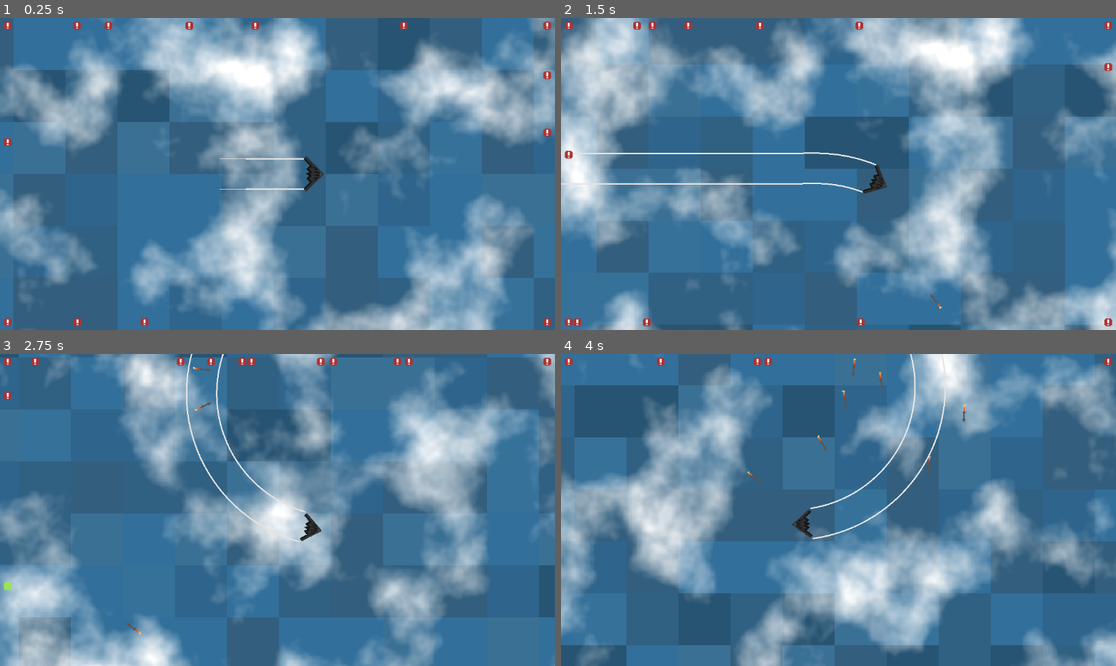
Above: before the commit, frames 1-4 (two rows, left to right).
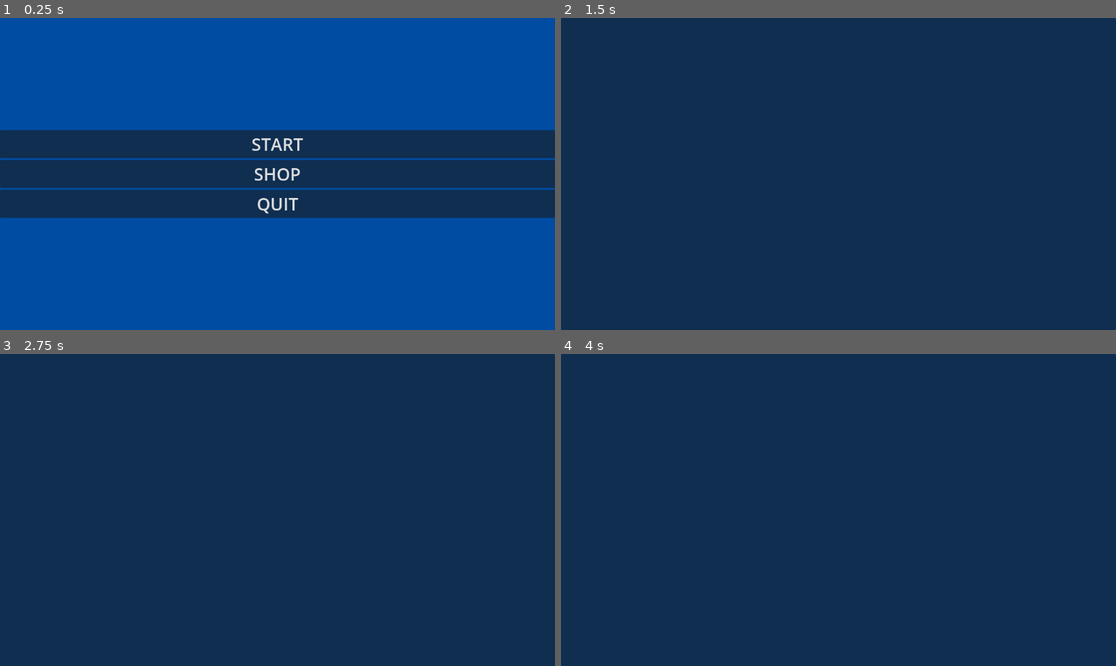
Above: after the commit, the same moments.

Repository: Godot-With-Me/EndlessFlying
Game: Godot game, scene res://Scenes/MainMenu.tscn
Same seed, same stepped clock (60 frames per second), same inputs: the game is played once before the commit and once after it. Before the commit the project starts from res://Scenes/main.tscn.
Inputs (mouse positions are in pixels of both pictures, inside the frame that each line leads up to):
- Up to frame 1 (0.25 s): no input
- Up to frame 2 (1.5 s): click (838, 174) at 0.5 s, where only the run after the commit has a clickable "SHOP"; hold D (move_right) from 1.28 s (still down); hold Space (drop) from 1.28 s (still down)
- Up to frame 3 (2.75 s): release D (move_right) at 2.03 s; release Space (drop) at 2.03 s; hold A (move_left) from 2.03 s (still down); tap Space (drop) at 2.1 s
- Up to frame 4 (4 s): release A (move_left) at 2.78 s; hold Space (drop) 2.78-3.53 s; hold D (move_right) from 2.78 s (still down); tap Space (drop) at 3.6 s

The runs differ from the first frame. In frame 1, 100% of the frame differs, in the area x 0-100%, y 0-100%; in frame 2, 100%; in frame 3, 100%; in frame 4, 100%.

Commit message:
Start Menu, You died screen

Diff:
--- /dev/null
+++ b/Scenes/MainMenu.tscn
@@ -0,0 +1,70 @@
+[gd_scene load_steps=3 format=3 uid="uid://dlt21atgo4jy5"]
+
+[ext_resource type="Script" path="res://Scripts/MainMenu.gd" id="1_00mpn"]
+
+[sub_resource type="StyleBoxFlat" id="StyleBoxFlat_idkjv"]
+bg_color = Color(0, 0.298039, 0.635294, 1)
+
+[node name="MainMenu" type="CanvasLayer"]
+script = ExtResource("1_00mpn")
+
+[node name="Panel" type="Panel" parent="."]
+anchors_preset = 15
+anchor_right = 1.0
+anchor_bottom = 1.0
+grow_horizontal = 2
+grow_vertical = 2
+theme_override_styles/panel = SubResource("StyleBoxFlat_idkjv")
+
+[node name="MainButtons" type="Control" parent="."]
+layout_mode = 3
+anchors_preset = 15
+anchor_right = 1.0
+anchor_bottom = 1.0
+grow_horizontal = 2
+grow_vertical = 2
+
+[node name="VBoxContainer" type="VBoxContainer" parent="MainButtons"]
+layout_mode = 1
+anchors_preset = 15
+anchor_right = 1.0
+anchor_bottom = 1.0
+grow_horizontal = 2
+grow_vertical = 2
+alignment = 1
+
+[node name="Button" type="Button" parent="MainButtons/VBoxContainer"]
+layout_mode = 2
+theme_override_font_sizes/font_size = 36
+text = "START"
+
+[node name="Button2" type="Button" parent="MainButtons/VBoxContainer"]
+layout_mode = 2
+theme_override_font_sizes/font_size = 36
+text = "SHOP"
+
+[node name="Button3" type="Button" parent="MainButtons/VBoxContainer"]
+layout_mode = 2
+theme_override_font_sizes/font_size = 36
+text = "QUIT"
+
+[node name="Shop" type="Control" parent="."]
+visible = false
+layout_mode = 3
+anchors_preset = 15
+anchor_right = 1.0
+anchor_bottom = 1.0
+grow_horizontal = 2
+grow_vertical = 2
+
+[node name="Panel" type="Panel" parent="Shop"]
+layout_mode = 1
+anchors_preset = 15
+anchor_right = 1.0
+anchor_bottom = 1.0
+grow_horizontal = 2
+grow_vertical = 2
+
+[connection signal="pressed" from="MainButtons/VBoxContainer/Button" to="." method="_on_button_pressed"]
+[connection signal="pressed" from="MainButtons/VBoxContainer/Button2" to="." method="_on_button_2_pressed"]
+[connection signal="pressed" from="MainButtons/VBoxContainer/Button3" to="." method="_on_button_3_pressed"]
--- a/Scenes/UI.tscn
+++ b/Scenes/UI.tscn
@@ -10,3 +10,54 @@
 offset_right = 16.0
 offset_bottom = 16.0
 texture = ExtResource("2_85foe")
+
+[node name="DeathScreen" type="Control" parent="."]
+visible = false
+layout_mode = 3
+anchors_preset = 15
+anchor_right = 1.0
+anchor_bottom = 1.0
+grow_horizontal = 2
+grow_vertical = 2
+
+[node name="Panel" type="Panel" parent="DeathScreen"]
+layout_mode = 1
+anchors_preset = 15
+anchor_right = 1.0
+anchor_bottom = 1.0
+grow_horizontal = 2
+grow_vertical = 2
+
+[node name="VBoxContainer" type="VBoxContainer" parent="DeathScreen"]
+layout_mode = 1
+anchors_preset = 15
+anchor_right = 1.0
+anchor_bottom = 1.0
+grow_horizontal = 2
+grow_vertical = 2
+alignment = 1
+
+[node name="RichTextLabel" type="RichTextLabel" parent="DeathScreen/VBoxContainer"]
+layout_mode = 2
+theme_override_colors/default_color = Color(0.823529, 0, 0, 1)
+theme_override_font_sizes/normal_font_size = 36
+bbcode_enabled = true
+text = "[center]YOU DIED!"
+fit_content = true
+
+[node name="HBoxContainer" type="HBoxContainer" parent="DeathScreen/VBoxContainer"]
+layout_mode = 2
+alignment = 1
+
+[node name="Button" type="Button" parent="DeathScreen/VBoxContainer/HBoxContainer"]
+layout_mode = 2
+theme_override_font_sizes/font_size = 36
+text = "RESTART"
+
+[node name="Button2" type="Button" parent="DeathScreen/VBoxContainer/HBoxContainer"]
+layout_mode = 2
+theme_override_font_sizes/font_size = 36
+text = "MAINMENU"
+
+[connection signal="pressed" from="DeathScreen/VBoxContainer/HBoxContainer/Button" to="." method="_on_button_pressed"]
+[connection signal="pressed" from="DeathScreen/VBoxContainer/HBoxContainer/Button2" to="." method="_on_button_2_pressed"]
--- /dev/null
+++ b/Scripts/MainMenu.gd
@@ -0,0 +1,11 @@
+extends CanvasLayer
+
+func _on_button_pressed():
+	get_tree().change_scene_to_file("res://Scenes/main.tscn")
+
+func _on_button_2_pressed():
+	$Shop.visible = true
+	$MainButtons.visible = false
+
+func _on_button_3_pressed():
+	get_tree().quit()
--- a/Scripts/UI.gd
+++ b/Scripts/UI.gd
@@ -45,3 +45,15 @@
 func remove_missile(node):
 	missiles[node].queue_free()
 	missiles.erase(node)
+
+func is_dead():
+	$DeathScreen.visible = true
+
+#RESTART
+func _on_button_pressed():
+	Engine.time_scale = 1
+	get_tree().reload_current_scene()
+
+#MAINMENU
+func _on_button_2_pressed():
+	get_tree().change_scene_to_file("res://Scenes/MainMenu.tscn")
--- a/Scripts/airplane.gd
+++ b/Scripts/airplane.gd
@@ -1,6 +1,7 @@
 extends CharacterBody2D
 
 @onready var sprite_2d = $Sprite2D
+@onready var canvas_layer = $"../CanvasLayer"
 
 const SPEED = 500
 const STEERING_ANGLE = 15
@@ -11,8 +12,9 @@
 var dead = false
 
 func _physics_process(delta):
-	get_input()
-	apply_physics(delta)
+	if !dead:
+		get_input()
+		apply_physics(delta)
 	move_and_slide()
 
 func get_input():
@@ -33,3 +35,4 @@
 		$Sprite2D.visible = false
 		$Line2D.visible = false
 		$Line2D2.visible = false
+		canvas_layer.is_dead()
--- a/project.godot
+++ b/project.godot
@@ -11,7 +11,7 @@
 [application]
 
 config/name="Endless flying"
-run/main_scene="res://Scenes/main.tscn"
+run/main_scene="res://Scenes/MainMenu.tscn"
 config/features=PackedStringArray("4.2", "Forward Plus")
 config/icon="res://icon.svg"
 
